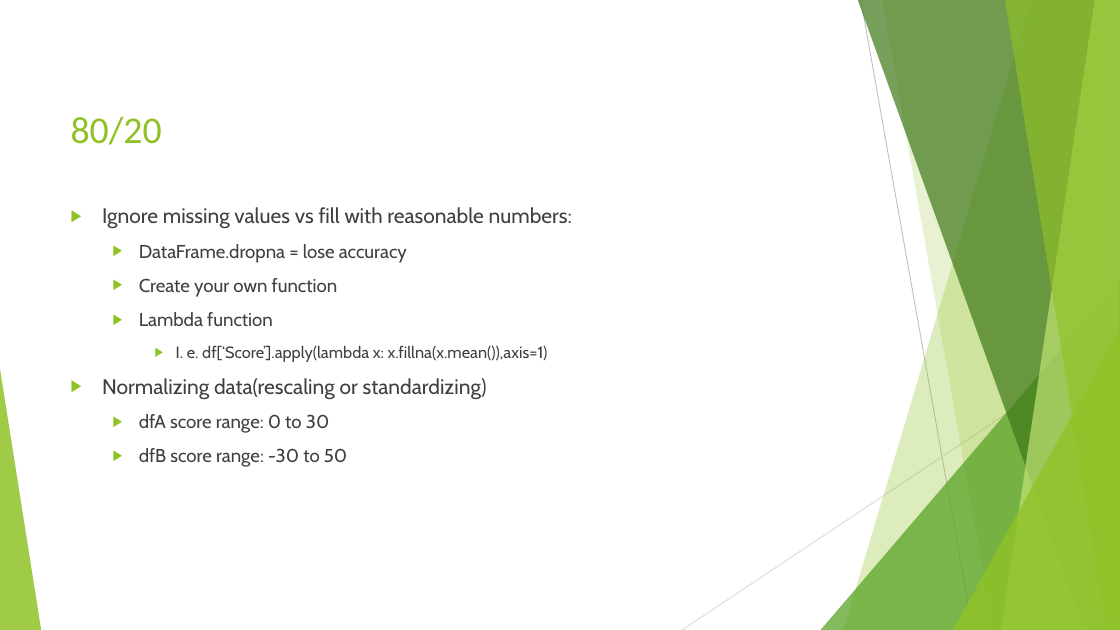
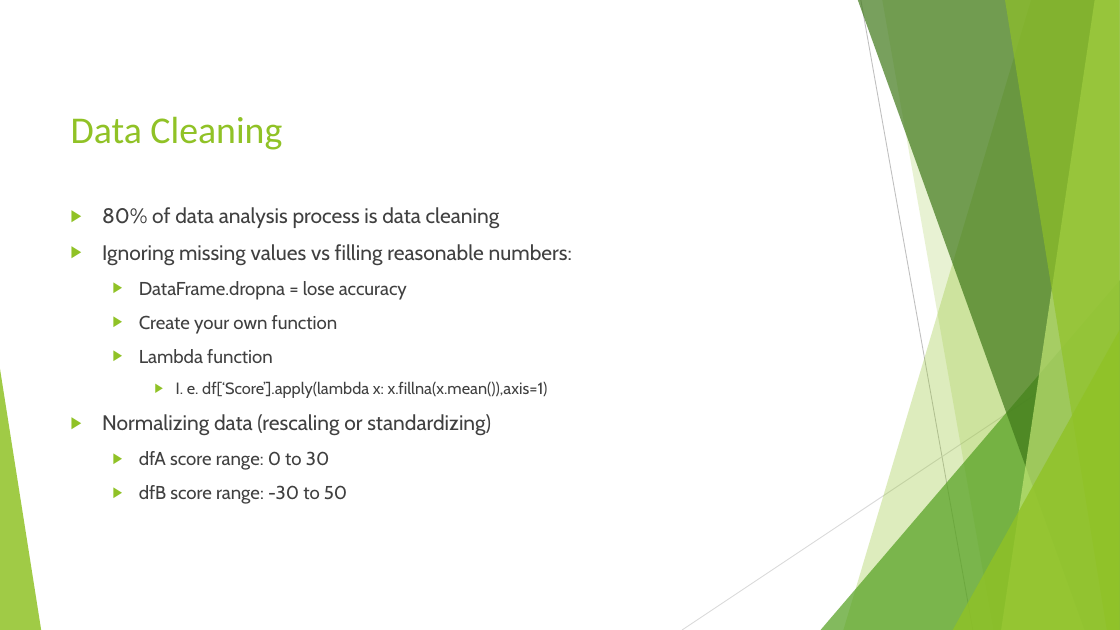
Before and after one commit to TedMur/SnakeBait, a slide deck: slide 5 of SnakeBitePresentation.pptx. Drawn at 1120x630 pixels with LibreOffice and Linux fonts; fonts in the diff are those of the drawing. Boxes give left, top, right and bottom in pixels: in the first picture for what was removed or moved away, otherwise in the second. Text is boxed around its words. In the diff, an @@ line names an element or a change of style, - is before the commit and + after.

```diff
--- a/SnakeBitePresentation.pptx
+++ b/SnakeBitePresentation.pptx
@@ title at (71,116,282,150): text changed @@
-80/20
+Data Cleaning
@@ text at (102,207,572,266): text changed @@
-▶ Ignore missing values vs fill with reasonable numbers:
+▶ 80% of data analysis process is data cleaning
+▶ Ignoring missing values vs filling reasonable numbers:
@@ text at (102,414,491,436): spaces changed @@
-▶ Normalizing data(rescaling or standardizing)
+▶ Normalizing data (rescaling or standardizing)
```
Also in this commit, not shown: 1 other file.
